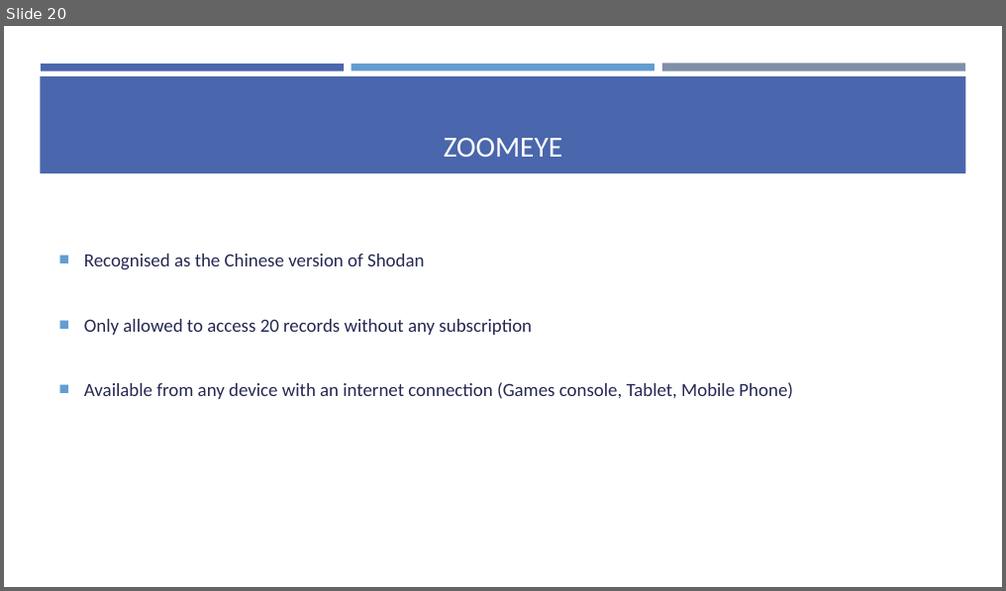
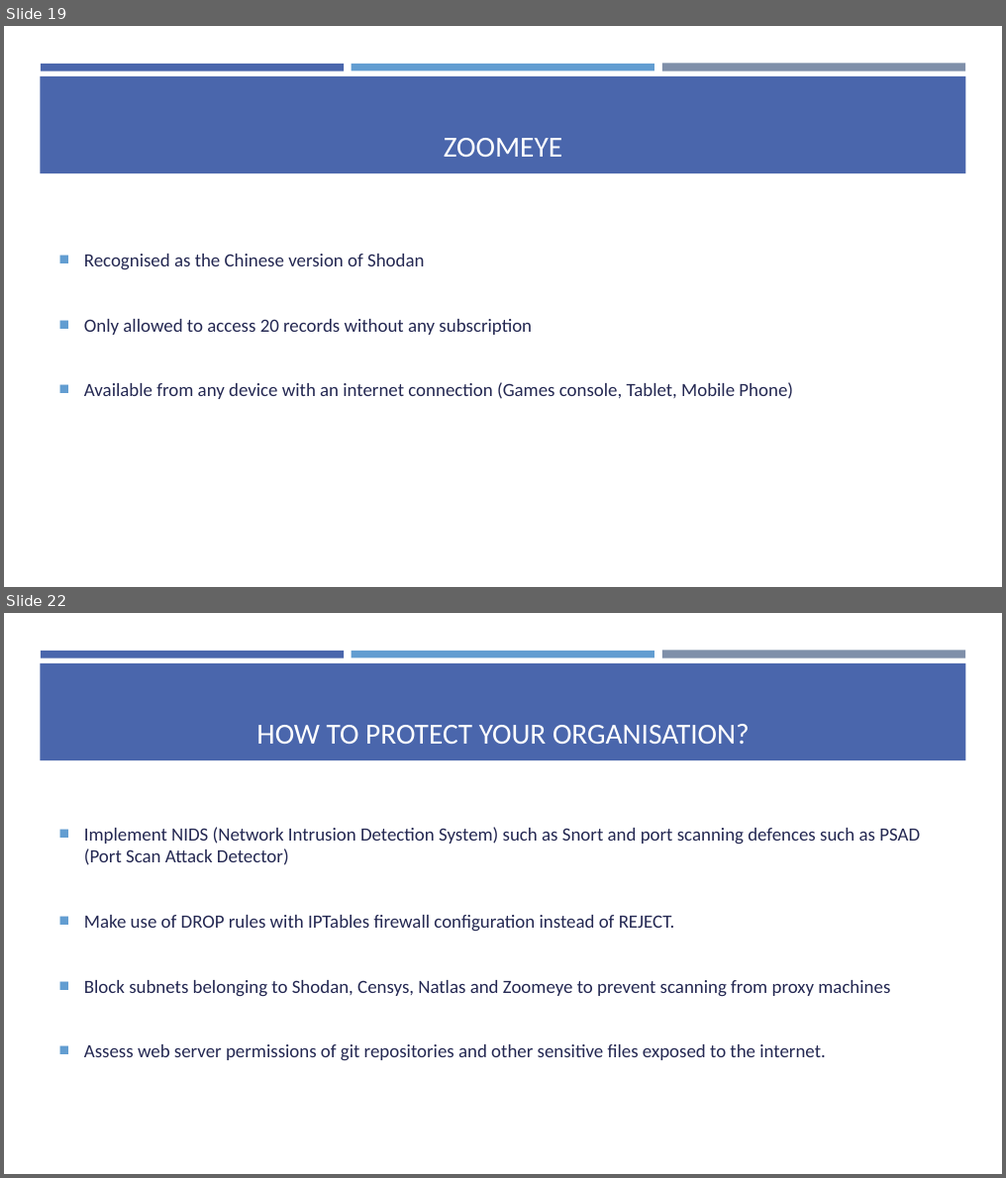
Before and after one commit to aqeebhussain122/hpc-offensive-security, a slide deck: Offensive Security Tactics for Linux Professionals - Active Reconnaissance.pptx. Shown one above the other, each under a label of ours: slide 20 before the commit, slides 19 and 22 after it; the slides between them are not shown. The pictures are 1006x591 and 1006x1178 pixels, drawn with LibreOffice and Linux fonts; fonts in the diff are those of the drawing. Boxes give left, top, right and bottom in pixels: in the first picture for what was removed or moved away, otherwise in the second. Text is boxed around its words. In the diff, an @@ line names an element or a change of style, - is before the commit and + after.

```diff
--- a/Offensive Security Tactics for Linux Professionals - Active Reconnaissance.pptx
+++ b/Offensive Security Tactics for Linux Professionals - Active Reconnaissance.pptx
@@ slide 22 added at (4,613,1002,1174), background #FFFFFF; not listed: 4 template elements that a slide beside it also shows @@
@@ title added at (256,724,749,744), 28 pt, text #FFFFFF @@
+HOW TO PROTECT YOUR ORGANISATION?
@@ text added at (84,827,920,1061), 18 pt, text #242852 @@
+■ Implement NIDS (Network Intrusion Detection System) such as Snort and port scanning defences such as PSAD (Port Scan Attack Detector)
+■ Make use of DROP rules with IPTables firewall configuration instead of REJECT.
+■ Block subnets belonging to Shodan, Censys, Natlas and Zoomeye to prevent scanning from proxy machines
+■ Assess web server permissions of git repositories and other sensitive files exposed to the internet.
@@ what was slide 20 is now slide 19 @@
```
Also in this commit, not shown: 3 slides changed, 4 other slides added, 3 slides removed, 9 other files.
